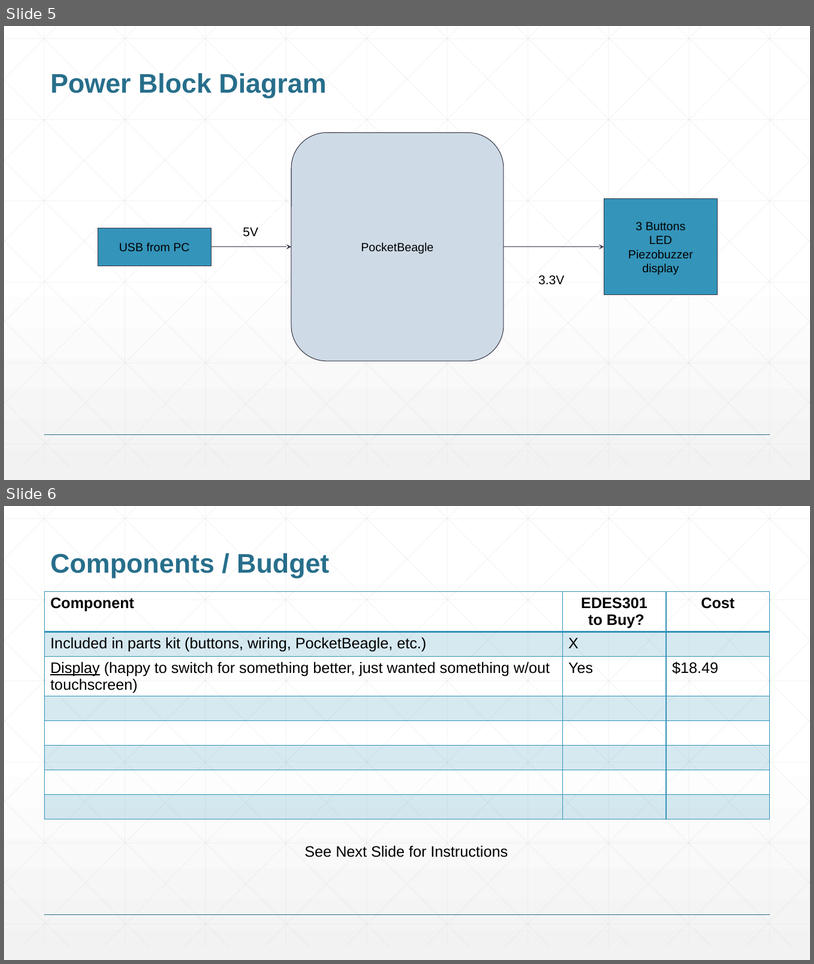
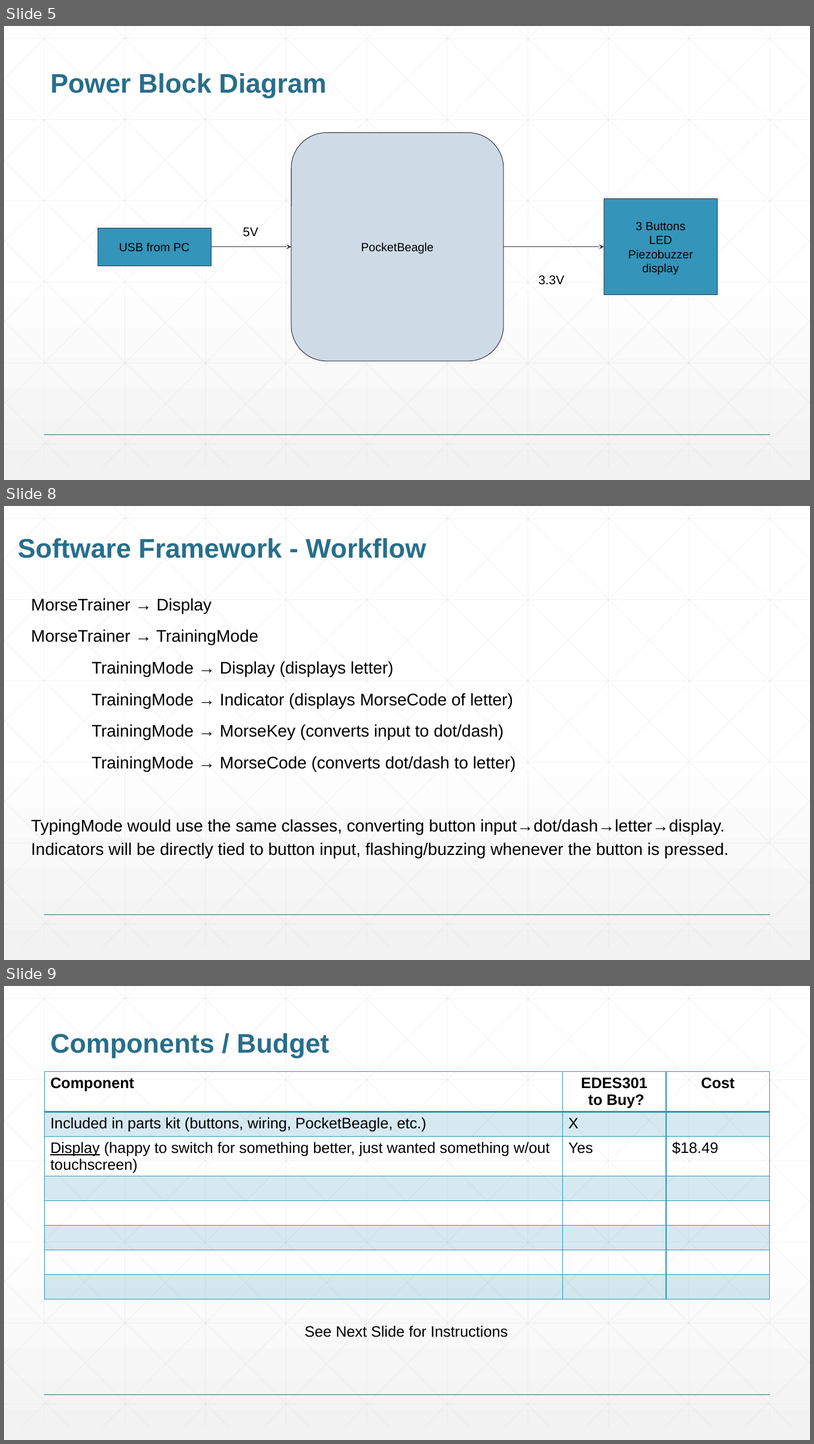
Before and after one commit to ashyel5/EDES301, a slide deck: project_01/docs/Yellen_EDES301_project_01_proposal.pptx. Shown one above the other, each under a label of ours: slides 5 and 6 before the commit, slides 5, 8 and 9 after it; the slides between them are not shown. The pictures are 814x964 and 814x1444 pixels, drawn with LibreOffice and Linux fonts; fonts in the diff are those of the drawing. Boxes give left, top, right and bottom in pixels: in the first picture for what was removed or moved away, otherwise in the second. Text is boxed around its words. In the diff, an @@ line names an element or a change of style, - is before the commit and + after.

```diff
--- a/project_01/docs/Yellen_EDES301_project_01_proposal.pptx
+++ b/project_01/docs/Yellen_EDES301_project_01_proposal.pptx
@@ slide 8 added at (x1=4, y1=506, x2=810, y2=960), background gradient #FFFFFF to #F2F2F2; not listed: 47 template elements that a slide beside it also shows @@
@@ title added at (x1=18, y1=538, x2=426, y2=558), 32 pt, text #276E8B, bold @@
+Software Framework - Workflow
@@ text added at (x1=31, y1=598, x2=729, y2=858), 20 pt, text #000000 @@
+MorseTrainer → Display
+MorseTrainer → TrainingMode
+TrainingMode → Display (displays letter)
+TrainingMode → Indicator (displays MorseCode of letter)
+TrainingMode → MorseKey (converts input to dot/dash)
+TrainingMode → MorseCode (converts dot/dash to letter)
+TypingMode would use the same classes, converting button input→dot/dash→letter→display. Indicators will be directly tied to button input, flashing/buzzing whenever the button is pressed.
@@ what was slide 6 is now slide 9 @@
```
Also in this commit, not shown: 2 other slides added.
